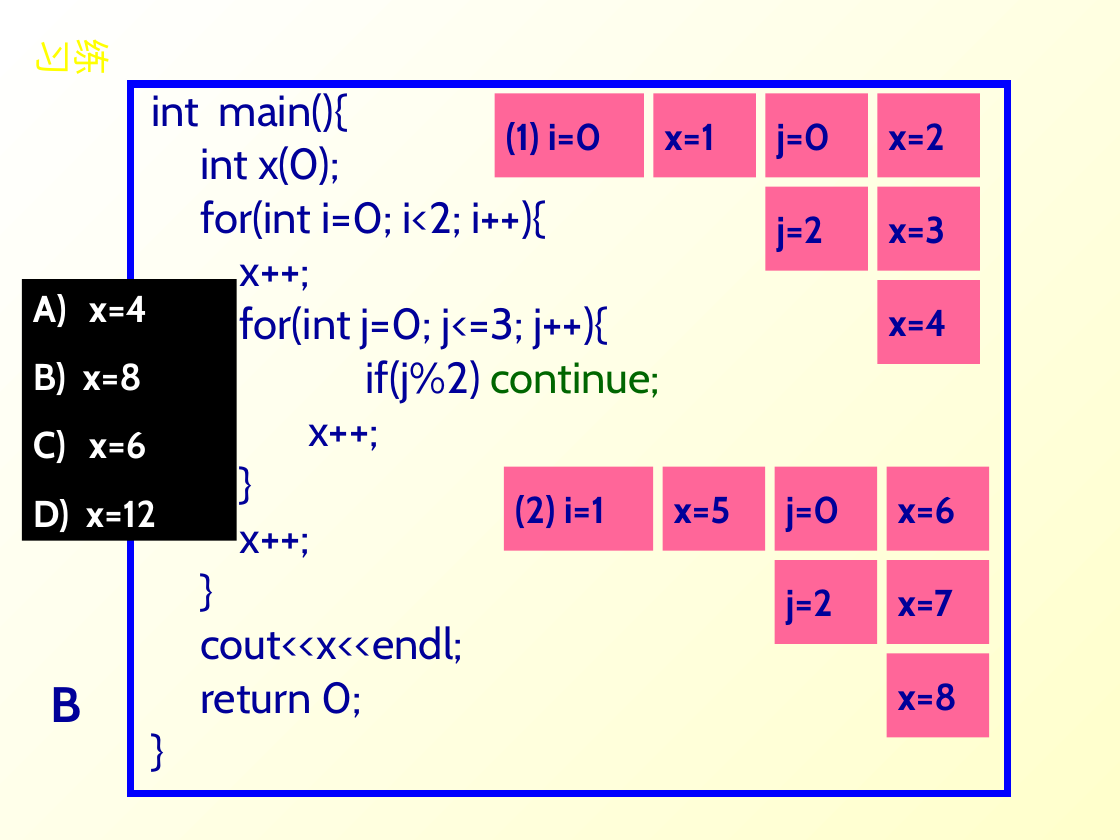
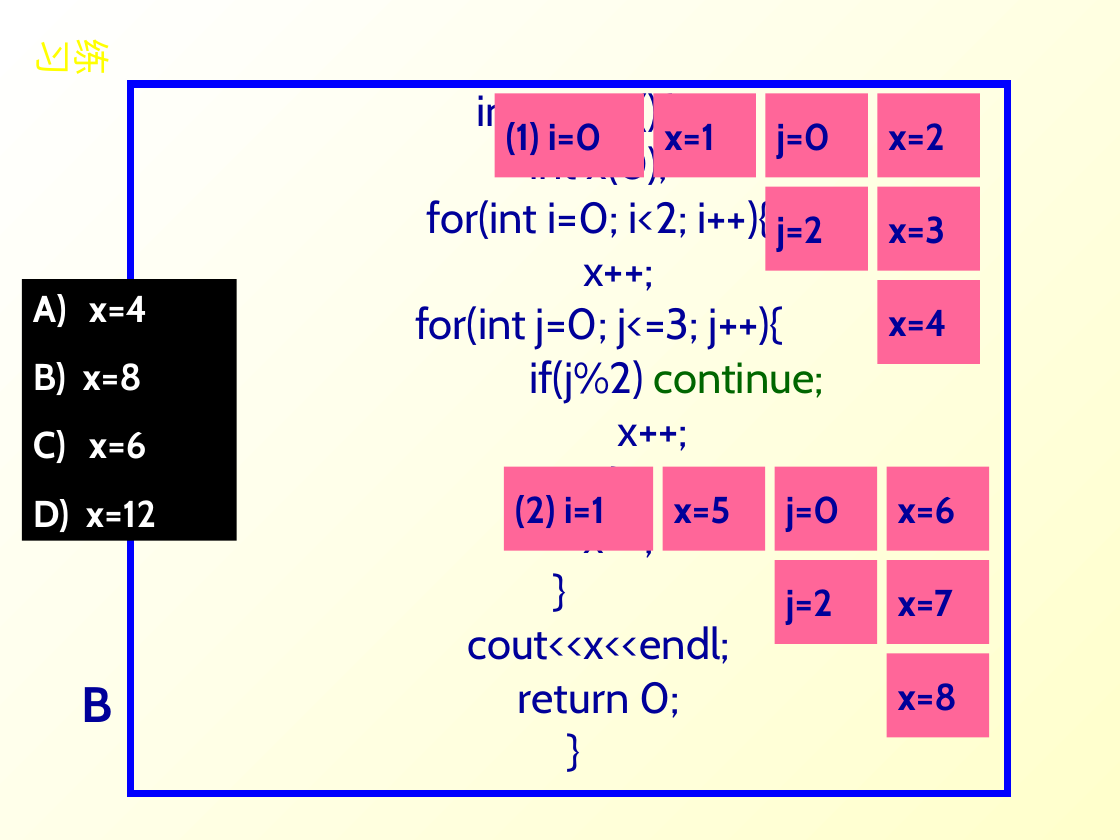
Before and after one commit to Changhe160/Changhe160.github.io, a slide deck: slide 45 of teachingRes/Cplusplus/unit02控制结构.ppt (slide 44 before the commit). Drawn at 1120x840 pixels with LibreOffice and Linux fonts; fonts in the diff are those of the drawing. Boxes give left, top, right and bottom in pixels: in the first picture for what was removed or moved away, otherwise in the second. Text is boxed around its words. In the diff, an @@ line names an element or a change of style, - is before the commit and + after.

```diff
--- a/teachingRes/Cplusplus/unit02控制结构.ppt
+++ b/teachingRes/Cplusplus/unit02控制结构.ppt
@@ rectangle "int main(){" at [131,84,1008,793]: alignment left to centre @@
@@ text "B" at [81,687,112,722]: alignment left to centre @@
```
Also in this commit, not shown: 18 other slides changed, 1 slide added.
